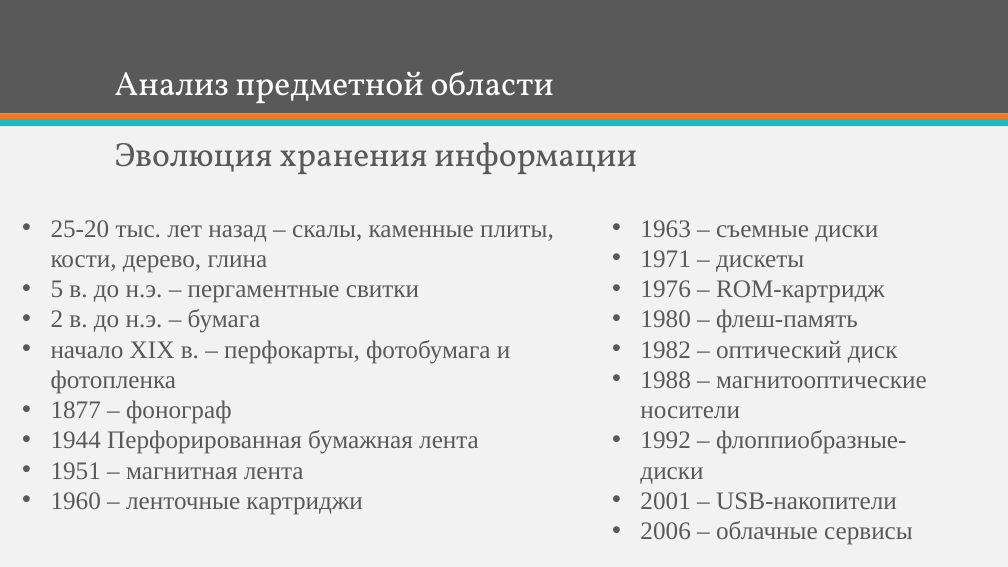
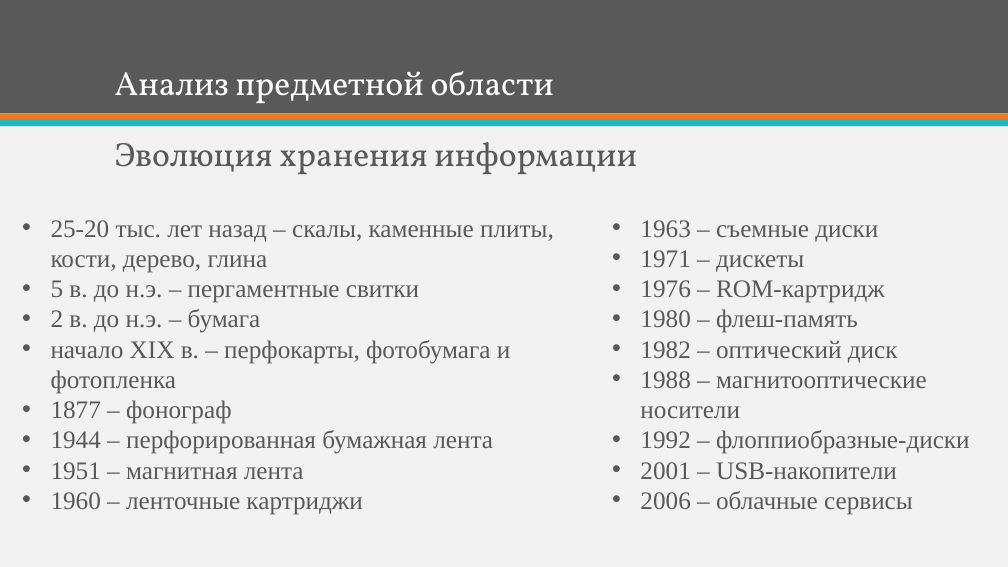
Before and after one commit to IvanKhAU525/Diploma, a slide deck: slide 3 of Presentation.pptx. Drawn at 1008x567 pixels with LibreOffice and Linux fonts; fonts in the diff are those of the drawing. Boxes give left, top, right and bottom in pixels: in the first picture for what was removed or moved away, otherwise in the second. Text is boxed around its words. In the diff, an @@ line names an element or a change of style, - is before the commit and + after.

```diff
--- a/Presentation.pptx
+++ b/Presentation.pptx
@@ text "1963 – съемные диски" rewrapped from (640, 220, 927, 545) to (640, 220, 970, 515) @@
@@ text at (51, 430, 493, 454): text changed @@
-• 1944 Перфорированная бумажная лента
+• 1944 – перфорированная бумажная лента
```
Also in this commit, not shown: 12 slides added, 1 slide removed, 2 other files.
